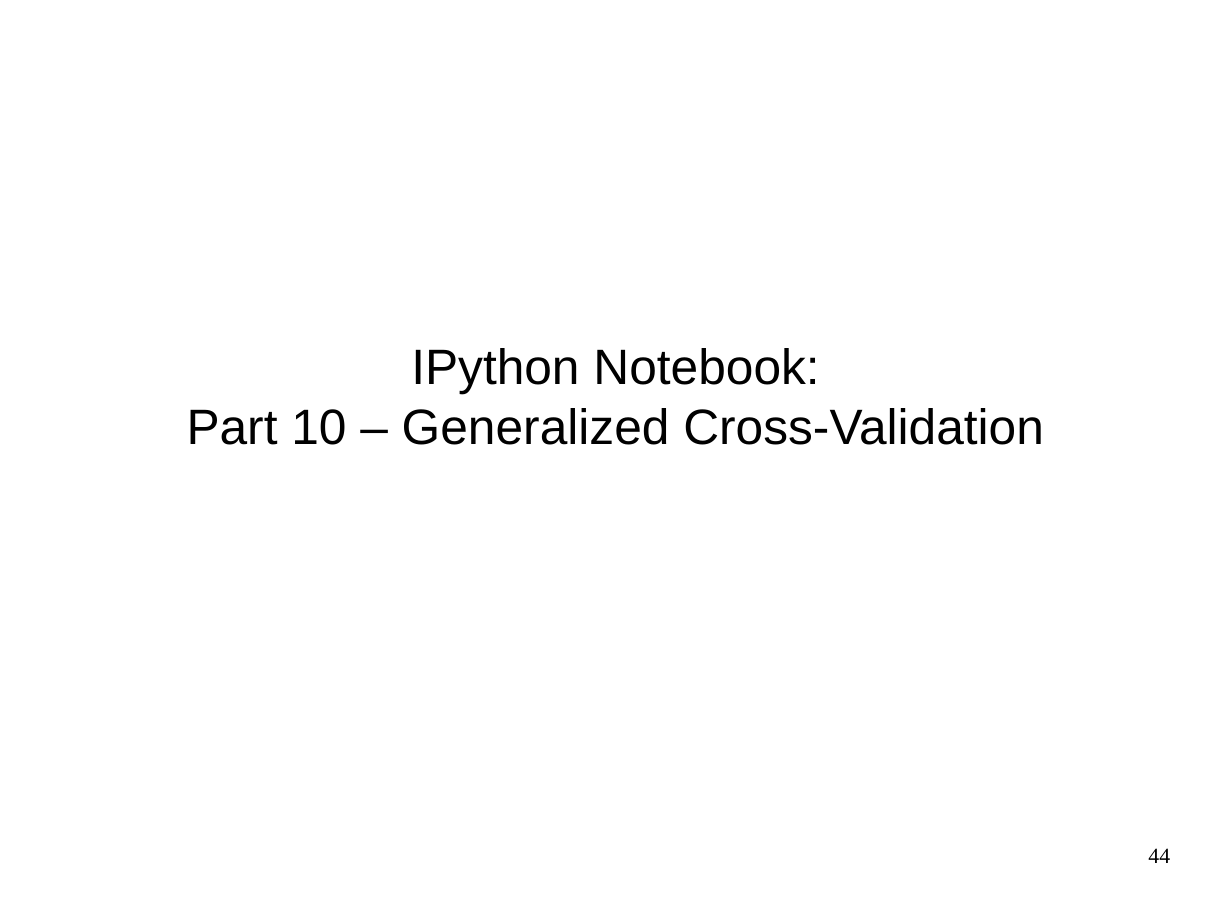
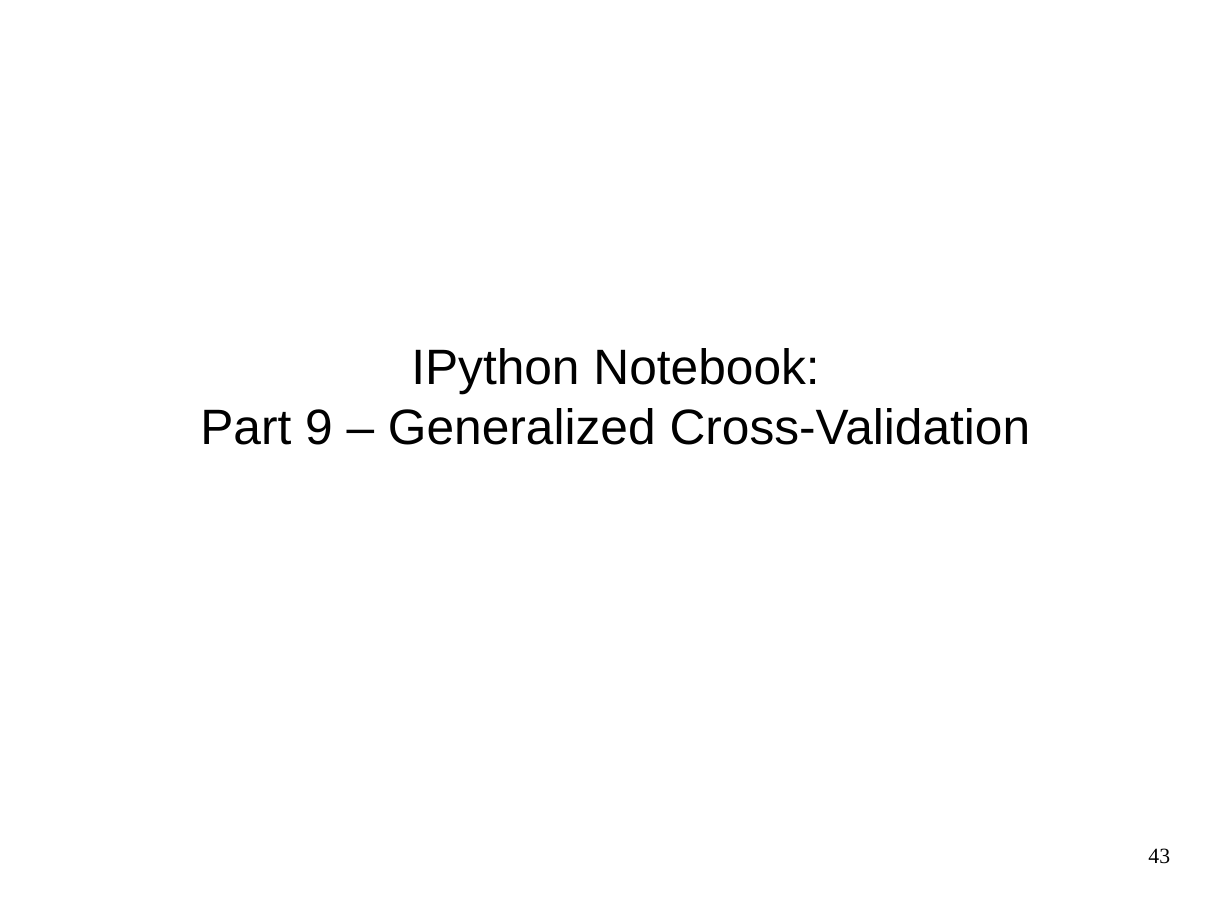
Before and after one commit to amueller/odscon-2015, a slide deck: slide 43 of machine-learning-with-scikit-learn-odscon.odp (slide 44 before the commit). Drawn at 1232x924 pixels with LibreOffice and Linux fonts; fonts in the diff are those of the drawing. Boxes give left, top, right and bottom in pixels: in the first picture for what was removed or moved away, otherwise in the second. Text is boxed around its words. In the diff, an @@ line names an element or a change of style, - is before the commit and + after.

```diff
--- a/machine-learning-with-scikit-learn-odscon.odp
+++ b/machine-learning-with-scikit-learn-odscon.odp
@@ subtitle at (x1=200, y1=408, x2=1031, y2=445): text changed @@
-Part 10 – Generalized Cross-Validation
+Part 9 – Generalized Cross-Validation
@@ page number at (x1=1148, y1=848, x2=1170, y2=864): text changed @@
-44
+43
```
Also in this commit, not shown: 13 other slides changed, 4 slides removed, 19 other files.
